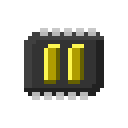
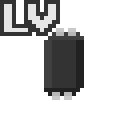
Revision of a layered 128 × 128 image; what changed, layer by layer:
showed "T LV", painted on it over [0, 0, 64, 36]
removed group "Yellow" (5 layers) over [24, 44, 104, 84]
removed layer "2 dots yellow" from group "Yellow" over [44, 44, 84, 84]
showed "0 dots base" over [44, 28, 84, 100]
hid "2 dots base" over [24, 28, 104, 100]
